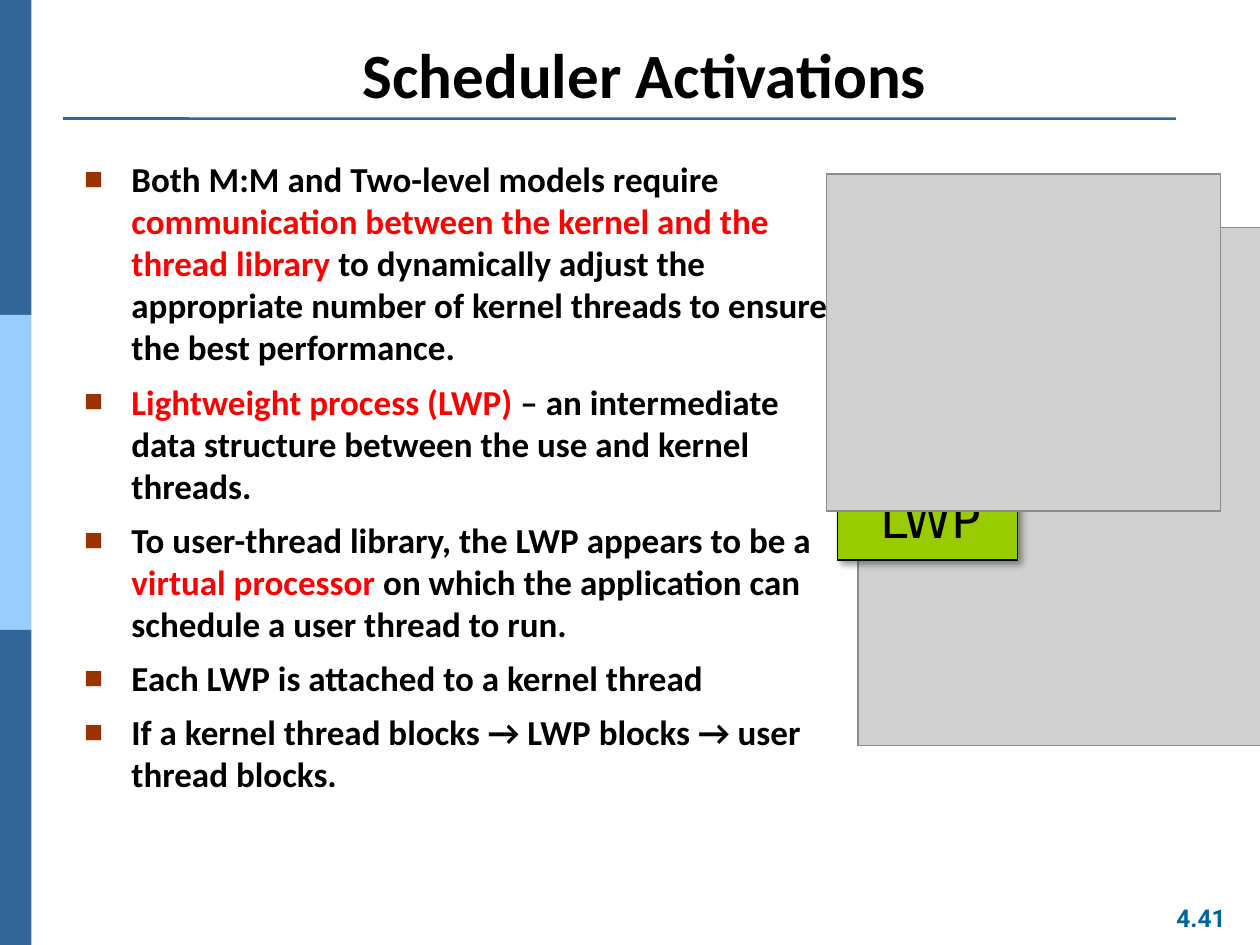
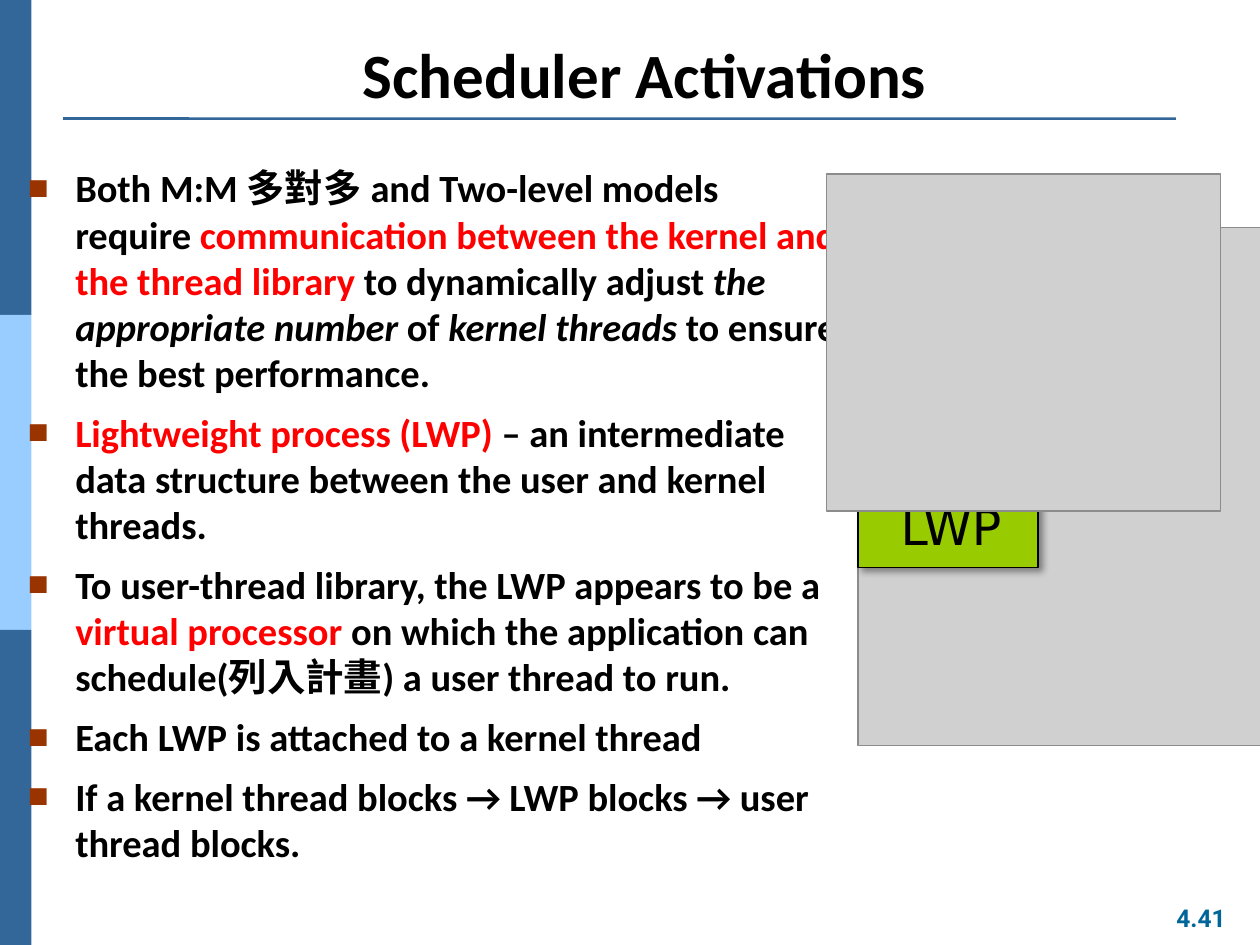
Before and after one commit to Yang09701194/OS_Learning, a slide deck: slide 41 of ch04.pptx. Drawn at 1260x945 pixels with LibreOffice and Linux fonts; fonts in the diff are those of the drawing; grey boxes stand for pictures. Boxes give left, top, right and bottom in pixels: in the first picture for what was removed or moved away, otherwise in the second. Text is boxed around its words. In the diff, an @@ line names an element or a change of style, - is before the commit and + after.

Commit message:
ch4 done 20200329

```diff
--- a/ch04.pptx
+++ b/ch04.pptx
@@ text "Both M:M 多對多 and Two-level ...": place and size @@
-text "Both M:M 多對多 and Two-level ..." at [131,167,827,788]
+text "Both M:M 多對多 and Two-level ..." at [75,169,837,858]
@@ text at [75,169,837,697]: text changed; size 20 to 22 pt @@
-■ Both M:M and Two-level models require communication between the kernel and the thread library to dynamically adjust the appropriate number of kernel threads to ensure the best performance.
-■ Lightweight process (LWP) – an intermediate data structure between the use and kernel threads.
-■ To user-thread library, the LWP appears to be a virtual processor on which the application can schedule a user thread to run.
+■ Both M:M 多對多 and Two-level models require communication between the kernel and the thread library to dynamically adjust the appropriate number of kernel threads to ensure the best performance.
+■ Lightweight process (LWP) – an intermediate data structure between the user and kernel threads.
+■ To user-thread library, the LWP appears to be a virtual processor on which the application can schedule(列入計畫) a user thread to run.
@@ rectangle "LWP": place and size @@
-rectangle "LWP" at [838,483,1018,559]
+rectangle "LWP" at [858,490,1038,567]
@@ text at [75,724,809,858]: size 20 to 22 pt in "Each LWP is attached to a kernel ...", "If a kernel thread blocks → LWP ..." @@
```
Also in this commit, not shown: 6 other slides changed.
